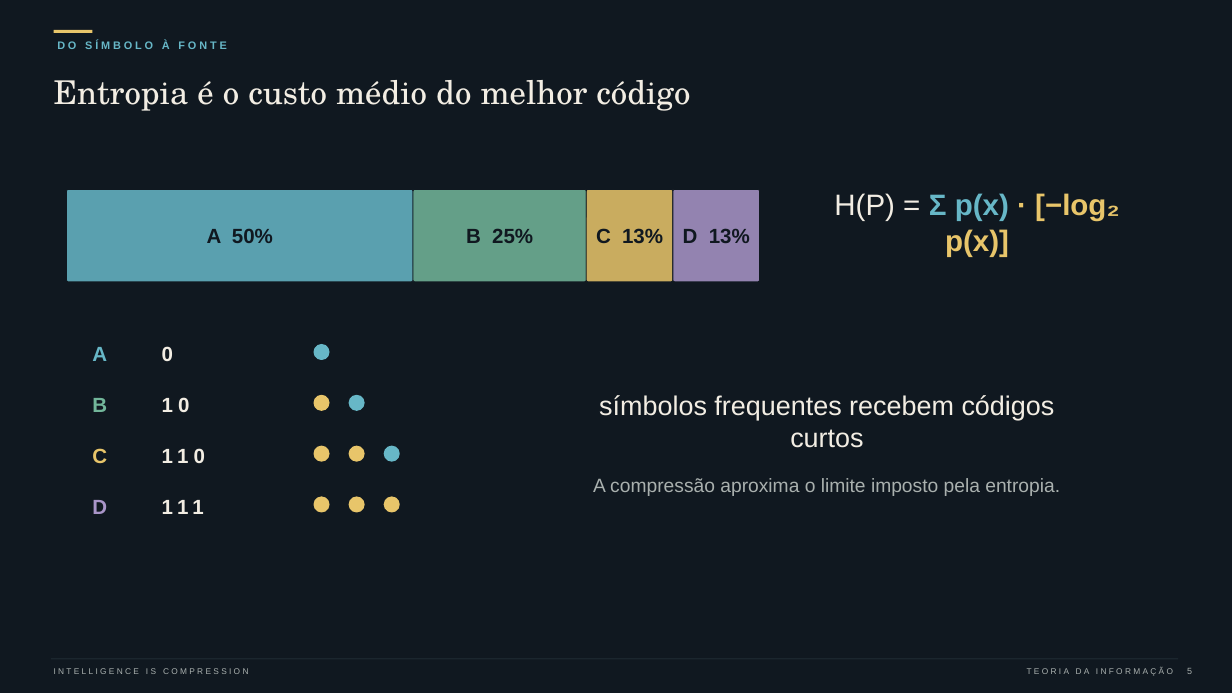
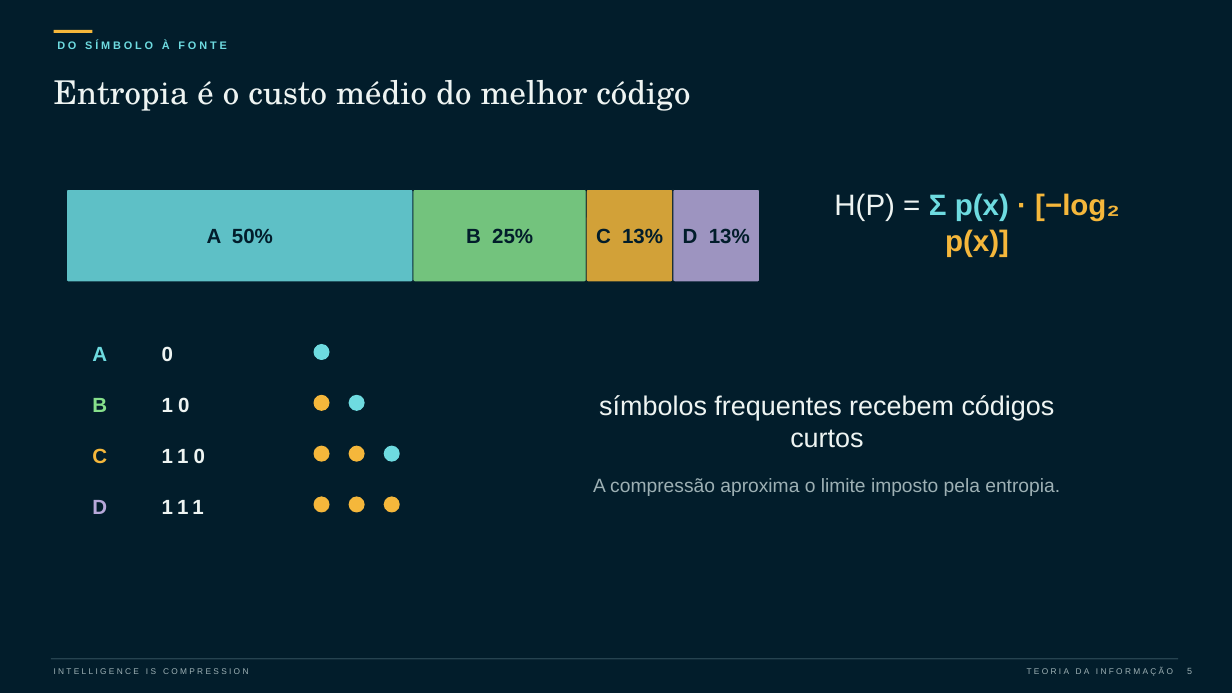
Before and after one commit to QueirozzMath/intelligence-is-compression, a slide deck: slide 5 of deliverables/intelligence_is_compression_20min.pptx. Drawn at 1232x693 pixels with LibreOffice and Linux fonts; fonts in the diff are those of the drawing. Boxes give left, top, right and bottom in pixels: in the first picture for what was removed or moved away, otherwise in the second. Text is boxed around its words. In the diff, an @@ line names an element or a change of style, - is before the commit and + after.

```diff
--- a/deliverables/intelligence_is_compression_20min.pptx
+++ b/deliverables/intelligence_is_compression_20min.pptx
@@ background #101820 to #021D2B @@
@@ line (54, 31) - (92, 31): stroke #E8C56A 2.4 pt to #F5B73B 2.4 pt @@
@@ text "DO SÍMBOLO À FONTE" at bbox=[57, 41, 226, 49]: text colour #67B7C7 to #6EDBE0 @@
@@ rounded rectangle at bbox=[67, 189, 413, 282]: fill #67B7C7 at 86% opacity to #6EDBE0 at 86% opacity; outline #101820 0.65 pt to #021D2B 0.65 pt @@
@@ rounded rectangle at bbox=[413, 189, 587, 282]: fill #72B69A at 86% opacity to #86DF8B at 86% opacity; outline #101820 0.65 pt to #021D2B 0.65 pt @@
@@ rounded rectangle at bbox=[586, 189, 673, 282]: fill #E8C56A at 86% opacity to #F5B73B at 86% opacity; outline #101820 0.65 pt to #021D2B 0.65 pt @@
@@ text colour #101820 to #021D2B in 4 elements at bbox=[207, 228, 273, 243], bbox=[466, 228, 533, 243], bbox=[596, 228, 663, 244], bbox=[683, 228, 750, 243] @@
@@ rounded rectangle at bbox=[673, 189, 760, 282]: fill #A995C8 at 86% opacity to #B7A8D9 at 86% opacity; outline #101820 0.65 pt to #021D2B 0.65 pt @@
@@ text "H(P) = Σ p(x) · ..." at bbox=[834, 193, 1119, 257]: text colour #F2EDE3 to #EEF4F2 in "H(P) ="; text colour #67B7C7 to #6EDBE0 in "Σ p(x)"; text colour #E8C56A to #F5B73B in "· [−log₂ p(x)]" @@
@@ text "A" at bbox=[92, 347, 107, 361]: text colour #67B7C7 to #6EDBE0 @@
@@ text "B" at bbox=[92, 398, 107, 412]: text colour #72B69A to #86DF8B @@
@@ text colour #F2EDE3 to #EEF4F2 in 6 elements at bbox=[54, 80, 690, 111], bbox=[162, 346, 173, 361], bbox=[162, 397, 190, 413], bbox=[162, 448, 205, 463], bbox=[162, 500, 204, 514], bbox=[599, 395, 1055, 448] @@
@@ text "C" at bbox=[92, 448, 107, 463]: text colour #E8C56A to #F5B73B @@
@@ fill #67B7C7 to #6EDBE0; outline #67B7C7 1 pt to #6EDBE0 1 pt in 3 elements at bbox=[314, 345, 329, 360], bbox=[349, 396, 364, 410], bbox=[384, 446, 399, 461] @@
@@ text "D" at bbox=[92, 500, 107, 514]: text colour #A995C8 to #B7A8D9 @@
@@ fill #E8C56A to #F5B73B; outline #E8C56A 1 pt to #F5B73B 1 pt in 6 elements at bbox=[314, 396, 329, 410], bbox=[314, 446, 329, 461], bbox=[349, 446, 364, 461], bbox=[314, 497, 329, 512], bbox=[349, 497, 364, 512], bbox=[384, 497, 399, 512] @@
@@ line (51, 659) - (1178, 659): stroke #31414A 0.45 pt to #6A8A94 0.45 pt @@
```
Also in this commit, not shown: 17 other slides changed, 19 other files.
